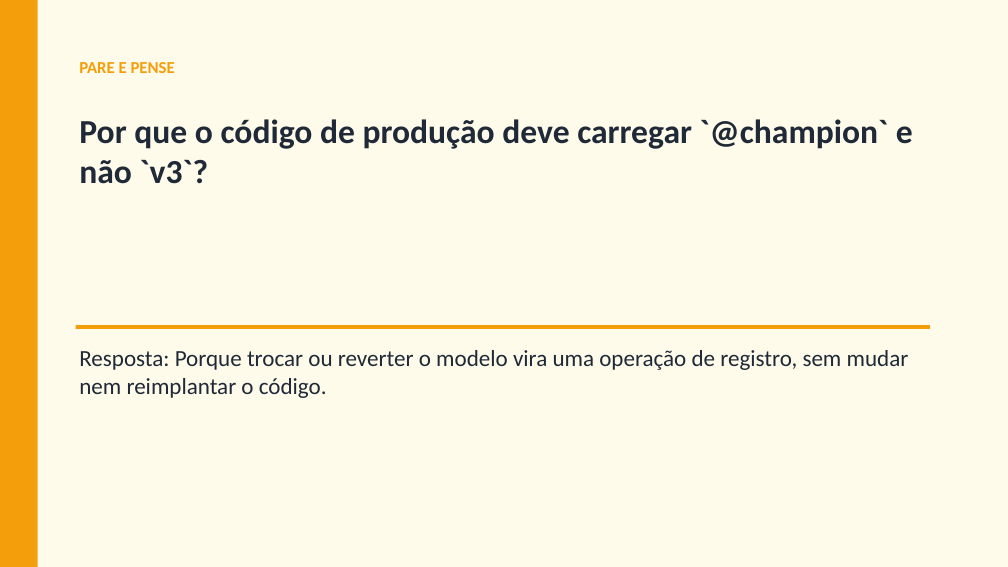
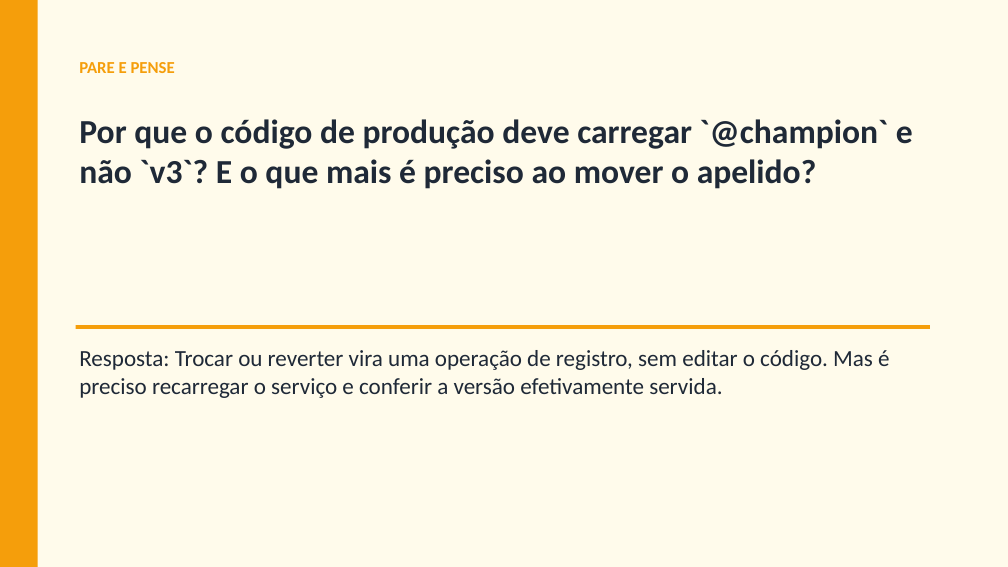
Before and after one commit to arakenmedeiros/claude, a slide deck: slide 17 of mlops/slides/Cap05_Rastreamento_de_Experimentos_e_Registro.pptx. Drawn at 1008x567 pixels with LibreOffice and Linux fonts; fonts in the diff are those of the drawing. Boxes give left, top, right and bottom in pixels: in the first picture for what was removed or moved away, otherwise in the second. Text is boxed around its words. In the diff, an @@ line names an element or a change of style, - is before the commit and + after.

```diff
--- a/mlops/slides/Cap05_Rastreamento_de_Experimentos_e_Registro.pptx
+++ b/mlops/slides/Cap05_Rastreamento_de_Experimentos_e_Registro.pptx
@@ text at (79, 119, 913, 189): text changed @@
-Por que o código de produção deve carregar `@champion` e não `v3`?
+Por que o código de produção deve carregar `@champion` e não `v3`? E o que mais é preciso ao mover o apelido?
@@ text at (79, 350, 889, 398): text changed @@
-Resposta: Porque trocar ou reverter o modelo vira uma operação de registro, sem mudar nem reimplantar o código.
+Resposta: Trocar ou reverter vira uma operação de registro, sem editar o código. Mas é preciso recarregar o serviço e conferir a versão efetivamente servida.
```
Also in this commit, not shown: 3 other slides changed, 19 other files.
